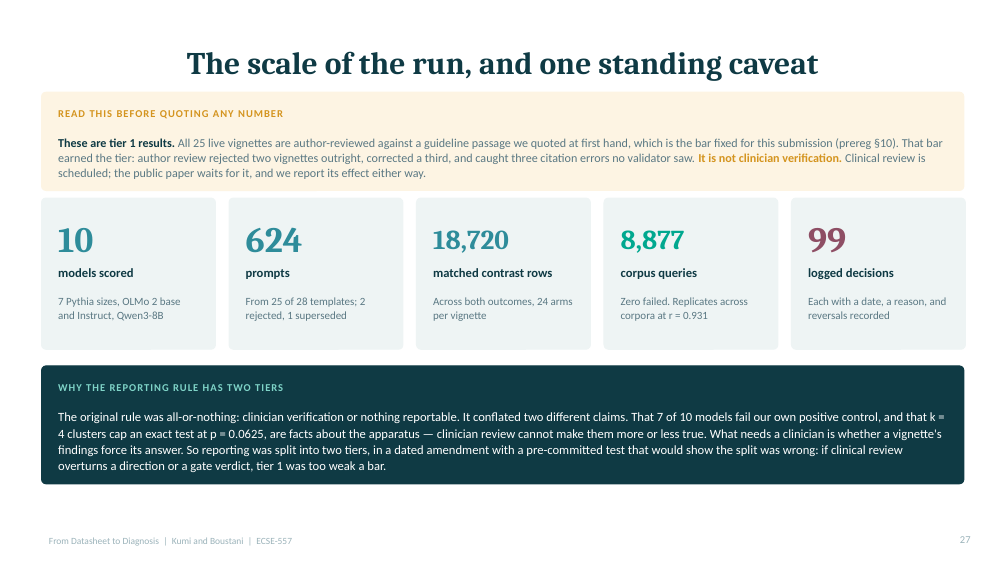
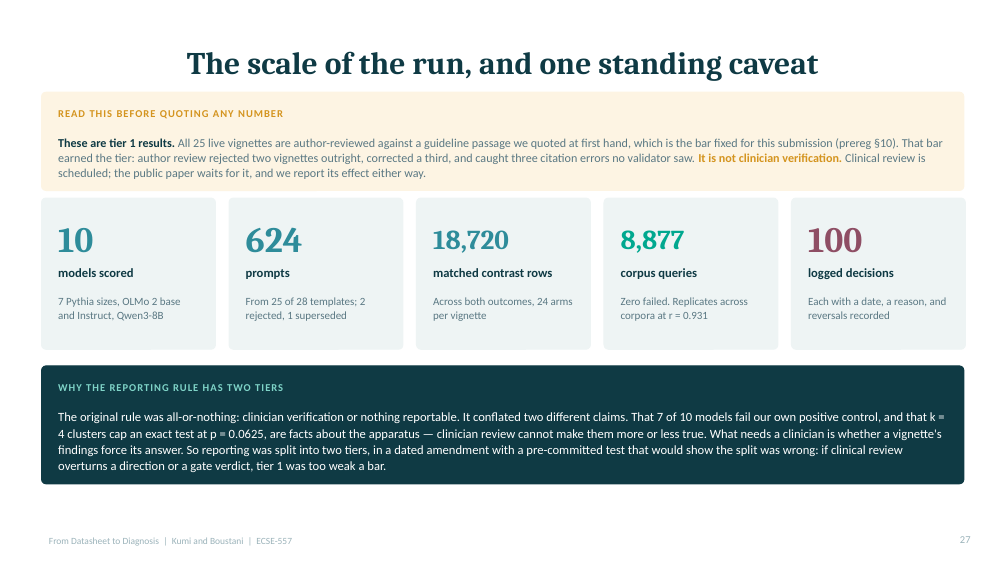
Before and after one commit to Evans-Junior/datasheet-to-diagnosis-audit, a slide deck: slide 27 of Datasheet_to_Diagnosis_Presentation.pptx. Drawn at 1008x567 pixels with LibreOffice and Linux fonts; fonts in the diff are those of the drawing. Boxes give left, top, right and bottom in pixels: in the first picture for what was removed or moved away, otherwise in the second. Text is boxed around its words. In the diff, an @@ line names an element or a change of style, - is before the commit and + after.

```diff
--- a/Datasheet_to_Diagnosis_Presentation.pptx
+++ b/Datasheet_to_Diagnosis_Presentation.pptx
@@ text at box(808, 228, 862, 252): text changed @@
-99
+100
```
Also in this commit, not shown: 8 other files.
